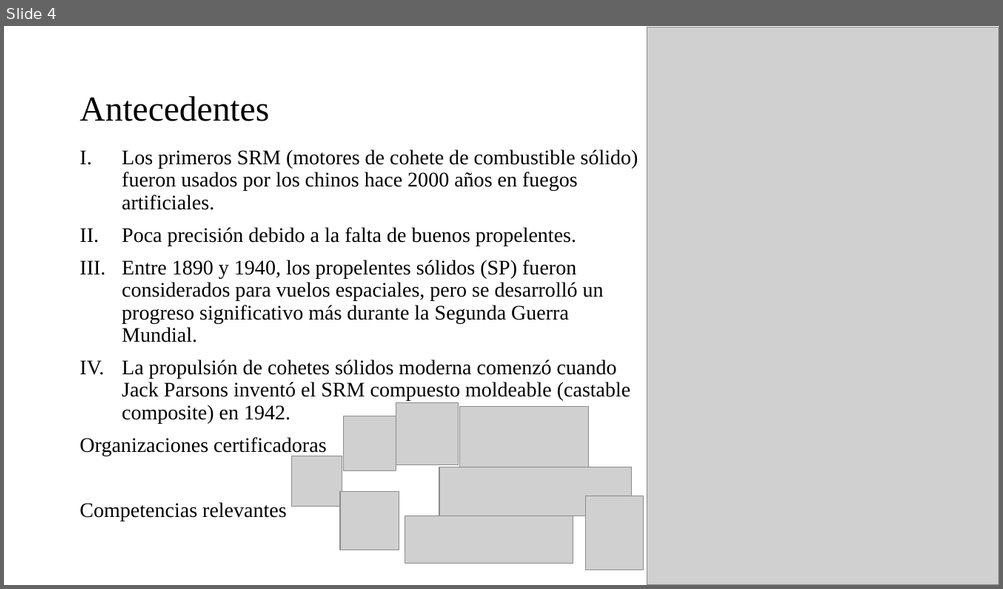
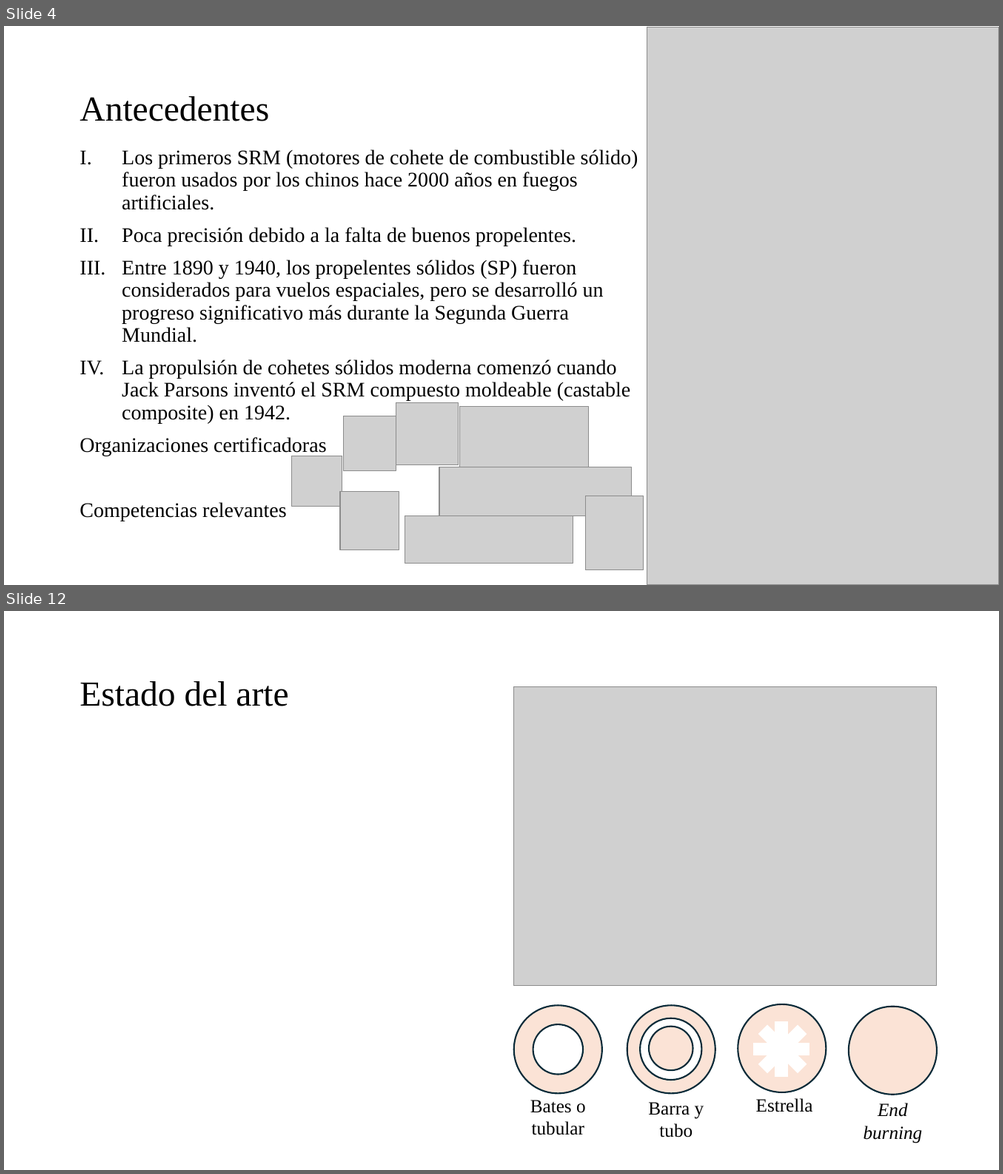
Before and after one commit to Archimedean2345/The-thermal-repository, a slide deck: PFlammam - Lucia V1 rev3/PFlammam - Lucia V1 - technical presentation.pptx. Shown one above the other, each under a label of ours: slide 4 before the commit, slides 4 and 12 after it; the slides between them are not shown. The pictures are 1003x589 and 1003x1174 pixels, drawn with LibreOffice and Linux fonts; fonts in the diff are those of the drawing; grey boxes stand for pictures. Boxes give left, top, right and bottom in pixels: in the first picture for what was removed or moved away, otherwise in the second. Text is boxed around its words. In the diff, an @@ line names an element or a change of style, - is before the commit and + after.

```diff
--- a/PFlammam - Lucia V1 rev3/PFlammam - Lucia V1 - technical presentation.pptx
+++ b/PFlammam - Lucia V1 rev3/PFlammam - Lucia V1 - technical presentation.pptx
@@ slide 12 added at [4,611,999,1170], background #FFFFFF @@
@@ title added at [79,681,288,706], 34 pt, text #000000 @@
+Estado del arte
@@ picture added at [514,686,936,985] @@
@@ ellipse added at [514,1005,602,1093], fill #FBE3D6, outline #092A39 1.5 pt @@
@@ ellipse added at [627,1005,715,1093], fill #FBE3D6, outline #092A39 1.5 pt @@
@@ ellipse added at [737,1005,825,1093], fill #FBE3D6, outline #092A39 1.5 pt @@
@@ ellipse added at [848,1006,936,1094], fill #FBE3D6, outline #092A39 1.5 pt @@
@@ ellipse added at [533,1025,583,1075], fill #FFFFFF, outline #092A39 1.5 pt @@
@@ ellipse added at [640,1019,702,1080], fill #FFFFFF, outline #092A39 1.5 pt @@
@@ ellipse added at [649,1027,693,1071], fill #FBE3D6, outline #092A39 1.5 pt @@
@@ group added at [754,1022,808,1076]: 4 rectangles @@
@@ text added at [756,1099,813,1113], 18 pt, text #000000 @@
+Estrella
@@ text added at [530,1100,586,1136], 18 pt, text #000000 @@
+Bates o tubular
@@ text added at [648,1102,704,1138], 18 pt, text #000000 @@
+Barra y tubo
@@ text added at [863,1103,922,1144], 18 pt, text #000000, italic @@
+End burning
```
Also in this commit, not shown: 4 slides changed, 22 other slides added, 4 other files.
